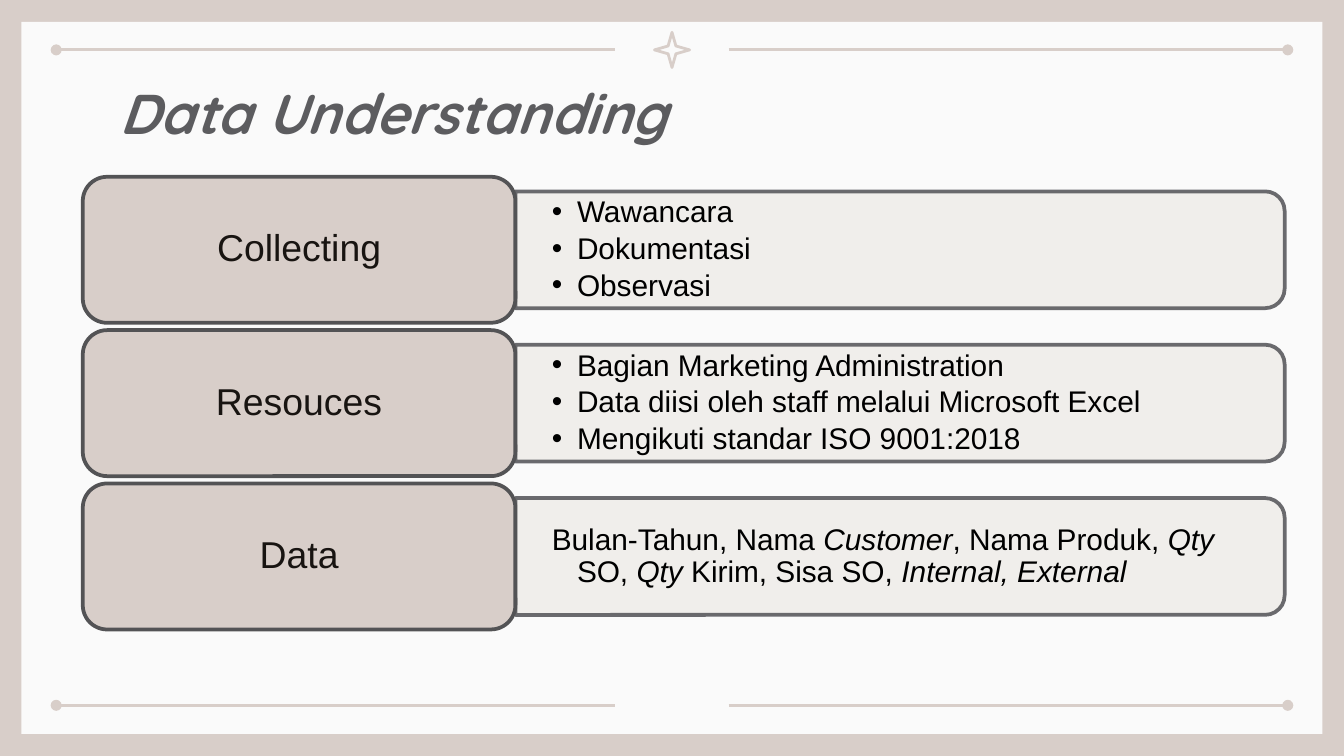
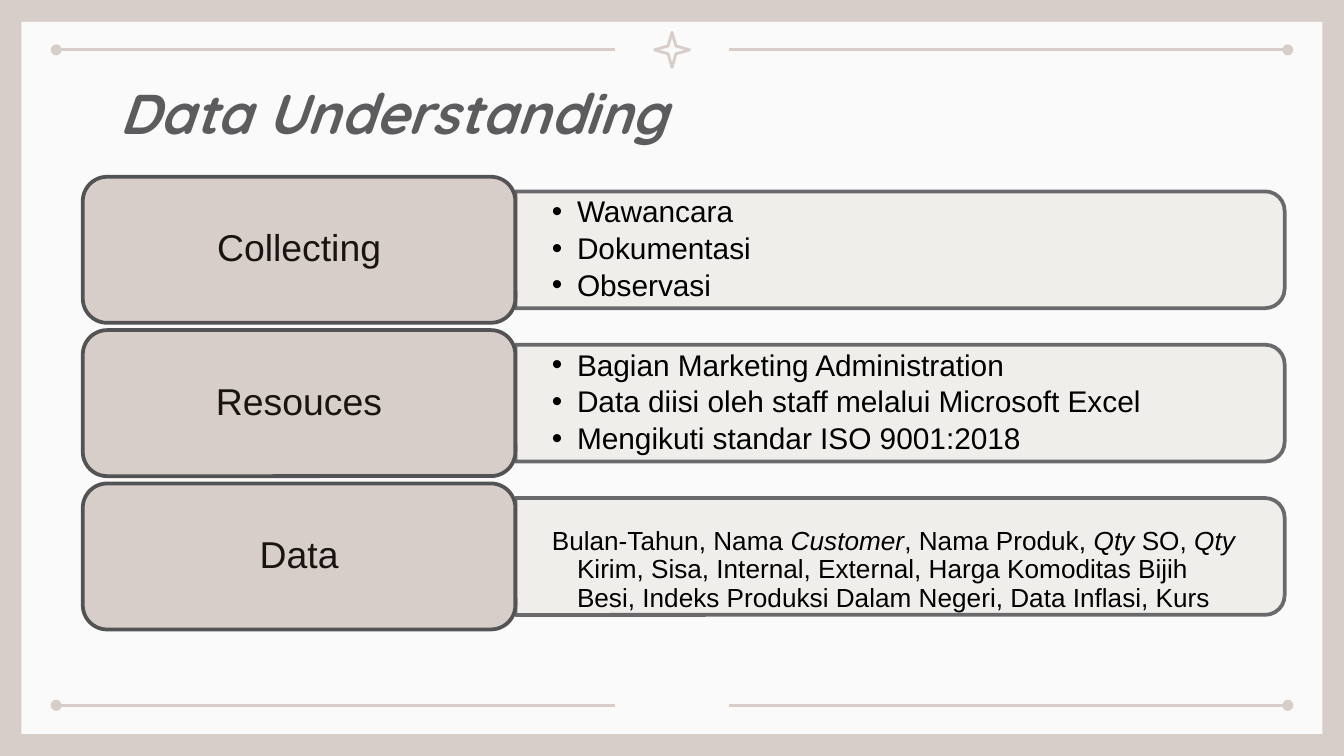
Before and after one commit to christiankencana/thesis, a slide deck: slide 17 of document/2211601741_ChristianKencana_Thesis.pptx. Drawn at 1344x756 pixels with LibreOffice and Linux fonts; fonts in the diff are those of the drawing. Boxes give left, top, right and bottom in pixels: in the first picture for what was removed or moved away, otherwise in the second. Text is boxed around its words. In the diff, an @@ line names an element or a change of style, - is before the commit and + after.

```diff
--- a/document/2211601741_ChristianKencana_Thesis.pptx
+++ b/document/2211601741_ChristianKencana_Thesis.pptx
@@ text at box(552, 531, 1235, 612): text changed; size 16 to 14 pt @@
-  Bulan-Tahun, Nama Customer, Nama Produk, Qty SO, Qty Kirim, Sisa SO, Internal, External
+  Bulan-Tahun, Nama Customer, Nama Produk, Qty SO, Qty Kirim, Sisa, Internal, External, Harga Komoditas Bijih Besi, Indeks Produksi Dalam Negeri, Data Inflasi, Kurs
```
Also in this commit, not shown: 1 other slide changed, 26 other files.
